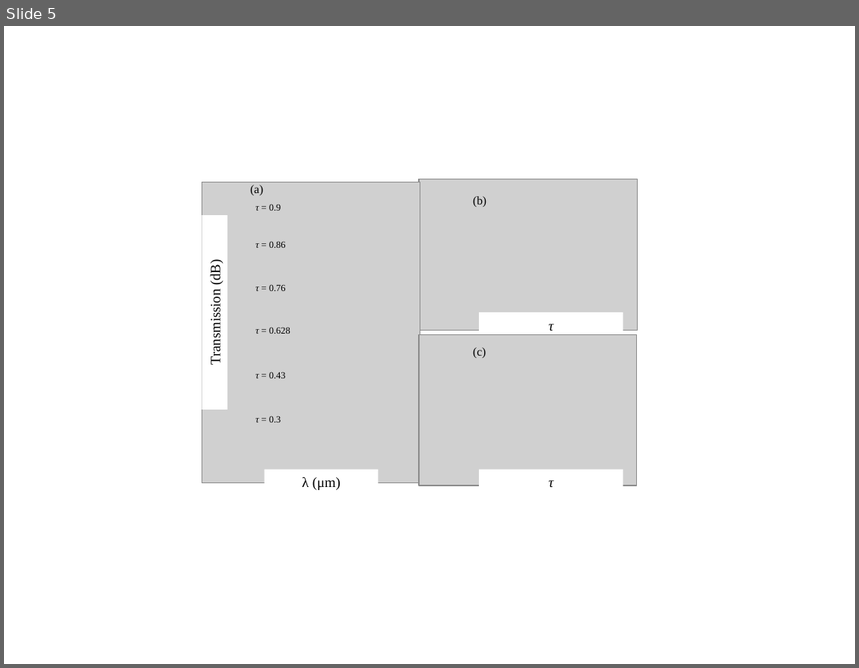
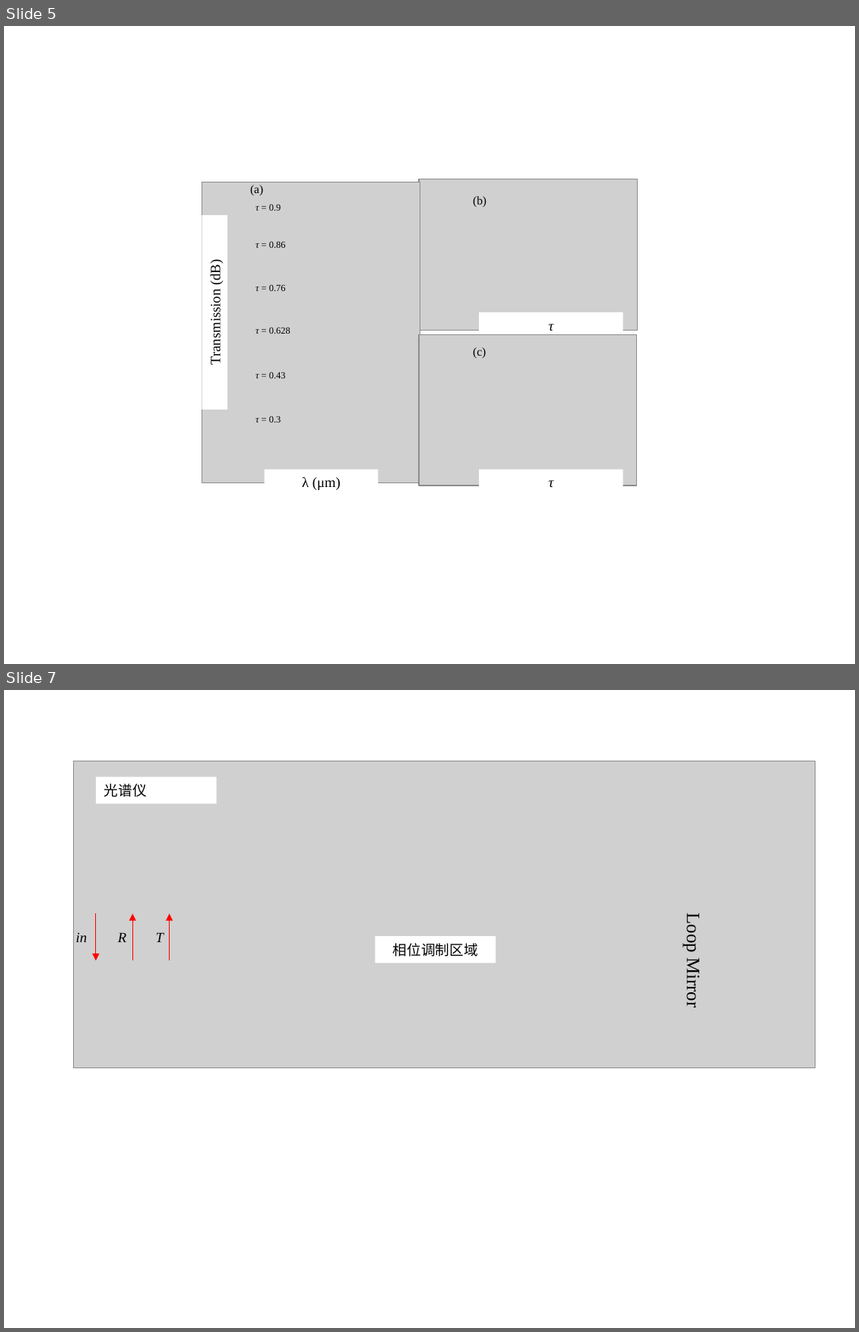
Before and after one commit to huangqiangsheng/thesis, a slide deck: thesis_v1/Pictures/chapt5.pptx. Shown one above the other, each under a label of ours: slide 5 before the commit, slides 5 and 7 after it; the slides between them are not shown. The pictures are 859x668 and 859x1332 pixels, drawn with LibreOffice and Linux fonts; fonts in the diff are those of the drawing; grey boxes stand for pictures. Boxes give left, top, right and bottom in pixels: in the first picture for what was removed or moved away, otherwise in the second. Text is boxed around its words. In the diff, an @@ line names an element or a change of style, - is before the commit and + after.

```diff
--- a/thesis_v1/Pictures/chapt5.pptx
+++ b/thesis_v1/Pictures/chapt5.pptx
@@ slide 7 added at box(4, 690, 855, 1328), background #FFFFFF @@
@@ group added at box(74, 761, 815, 1068): 4 texts, 3 arrows, 2 rectangles, 1 picture @@
+in
+R
+T
+光谱仪
+相位调制区域
+Loop Mirror
```
Also in this commit, not shown: 4 other slides added, 19 other files.
